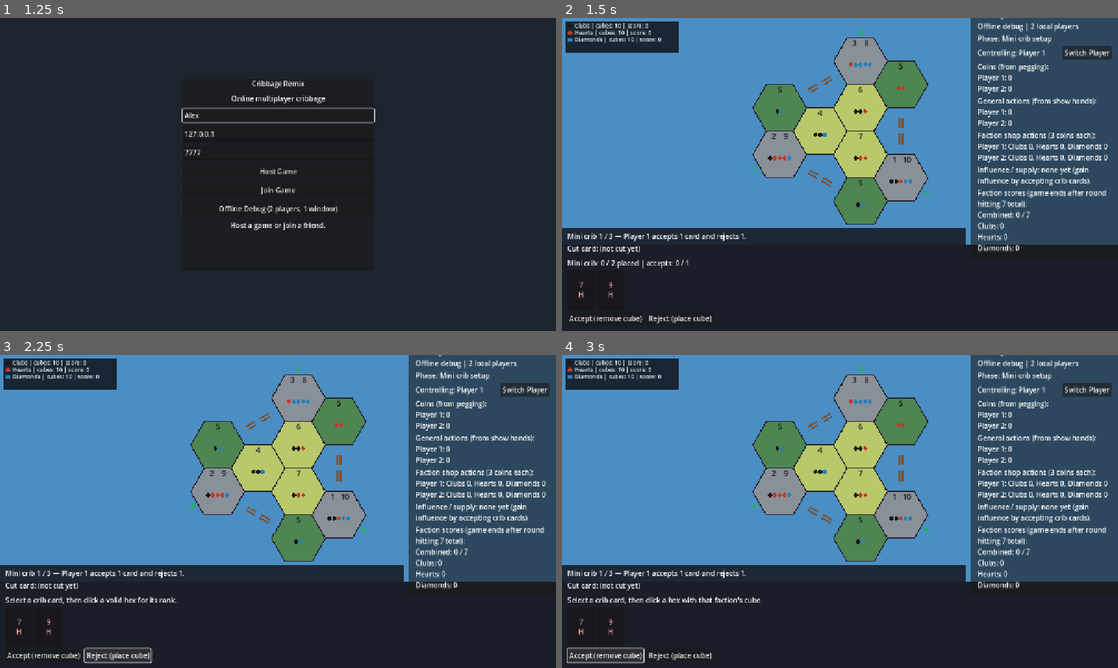
Above: before the commit, frames 1-4 (two rows, left to right).
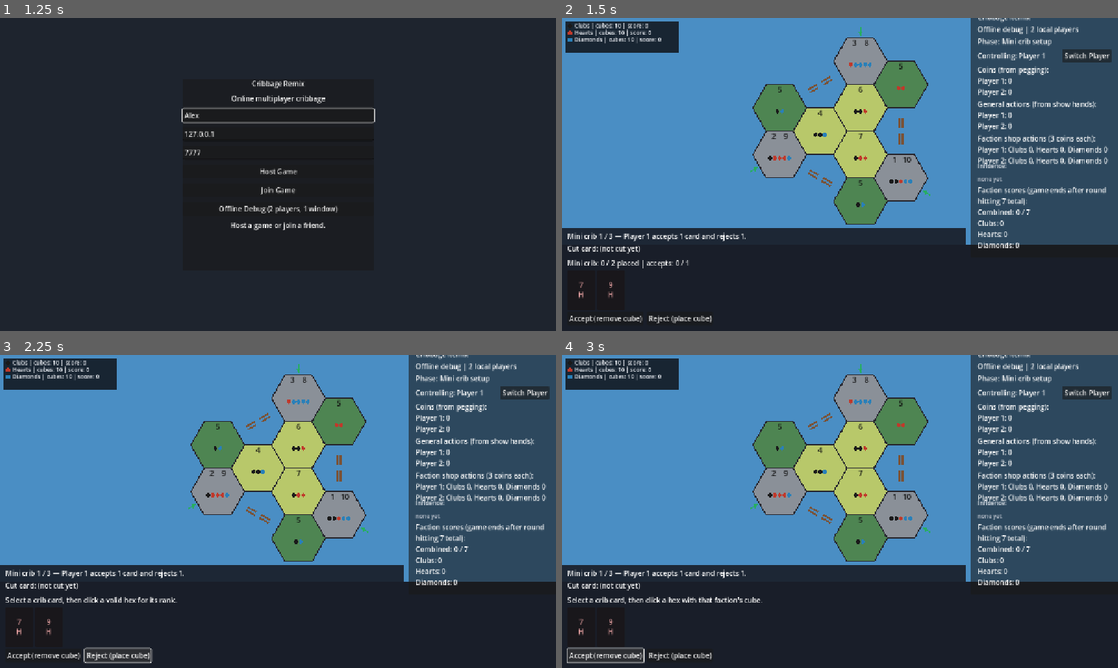
Above: after the commit, the same moments.

Repository: WilsonPersonal/cribbage-remix
Game: Godot game, scene res://scenes/main_menu.tscn
Same seed, same stepped clock (60 frames per second), same inputs: the game is played once before the commit and once after it.
Inputs (mouse positions are in pixels of both pictures, inside the frame that each line leads up to):
- Up to frame 1 (1.25 s): click (278, 115) at 0.52 s; type "Alex" at 0.6 s
- Up to frame 2 (1.5 s): click "Offline Debug (2 players, 1 w…" at 1.25 s
- Up to frame 3 (2.25 s): click "Reject (place cube)" at 2 s
- Up to frame 4 (3 s): click "Accept (remove cube)" at 2.75 s

Frame 1 is identical in both runs. In frame 2, 4.9% of the frame differs, in the area x 74-99%, y 0-75%; in frame 3, 4.9%; in frame 4, 4.9%.

Commit message:
Show player influence as faction-colored cubes and simplify crib UI.
Replace text influence/supply HUD with a cube visualization, drop supply from the display, and reset Accept/Reject button highlights after crib placements.

Co-authored-by: Cursor <cursoragent@cursor.com>

Diff:
--- a/scenes/game.tscn
+++ b/scenes/game.tscn
@@ -1,8 +1,9 @@
-[gd_scene load_steps=4 format=3 uid="uid://c0486osgjfvr7"]
+[gd_scene load_steps=5 format=3 uid="uid://c0486osgjfvr7"]
 
 [ext_resource type="Script" uid="uid://d0dflhdrjj0iw" path="res://scripts/ui/game.gd" id="1_game"]
 [ext_resource type="Script" uid="uid://mvvynadvyebw" path="res://scripts/ui/hex_board_view.gd" id="2_board"]
 [ext_resource type="PackedScene" uid="uid://b34fql2wvv4u7" path="res://scenes/card_play_panel.tscn" id="3_cards"]
+[ext_resource type="Script" path="res://scripts/ui/influence_display.gd" id="4_influence"]
 
 [node name="Game" type="Control"]
 layout_mode = 3
@@ -113,10 +114,10 @@
 text = "Faction shop actions: none yet"
 autowrap_mode = 3
 
-[node name="InfluenceLabel" type="Label" parent="HUD/Margin/VBox"]
-layout_mode = 2
-text = "Influence: waiting for players..."
-autowrap_mode = 3
+[node name="InfluenceDisplay" type="Control" parent="HUD/Margin/VBox"]
+custom_minimum_size = Vector2(0, 16)
+layout_mode = 2
+script = ExtResource("4_influence")
 
 [node name="FactionScoresLabel" type="Label" parent="HUD/Margin/VBox"]
 layout_mode = 2
--- a/scripts/ui/card_play_panel.gd
+++ b/scripts/ui/card_play_panel.gd
@@ -29,6 +29,7 @@
 var _display_hand: Array = []
 var _crib_cards: Array = []
 var _selected_crib_card: int = -1
+var _crib_mode_selected: bool = false
 var _pending_crib_accept: bool = false
 var _crib_choices: Dictionary = {}
 var _required_accepts: int = 0
@@ -83,6 +84,7 @@
 
 	GameState.submit_crib_card_choice(_selected_crib_card, _pending_crib_accept, hex_index)
 	_selected_crib_card = -1
+	_clear_crib_placement_mode()
 
 
 func _on_confirm_discard_pressed() -> void:
@@ -102,6 +104,8 @@
 		crib_help_label.text = "Select a crib card, then click a hex with that faction's cube."
 		return
 	_pending_crib_accept = true
+	_crib_mode_selected = true
+	_update_crib_action_button_styles()
 	crib_help_label.text = "Accept selected — click a hex with a matching cube."
 
 
@@ -110,7 +114,23 @@
 		crib_help_label.text = "Select a crib card, then click a valid hex for its rank."
 		return
 	_pending_crib_accept = false
+	_crib_mode_selected = true
+	_update_crib_action_button_styles()
 	crib_help_label.text = "Reject selected — click a hex matching the card rank."
+
+
+func _clear_crib_placement_mode() -> void:
+	_crib_mode_selected = false
+	_update_crib_action_button_styles()
+
+
+func _update_crib_action_button_styles() -> void:
+	crib_accept_button.modulate = (
+		Color(1.0, 1.0, 0.75) if _crib_mode_selected and _pending_crib_accept else Color.WHITE
+	)
+	crib_reject_button.modulate = (
+		Color(1.0, 1.0, 0.75) if _crib_mode_selected and not _pending_crib_accept else Color.WHITE
+	)
 
 
 func _on_local_hand_updated(hand: Array) -> void:
@@ -137,6 +157,7 @@
 	_crib_choices = resolved.duplicate(true)
 	if _crib_choices.has(_selected_crib_card):
 		_selected_crib_card = -1
+	_clear_crib_placement_mode()
 	_refresh_crib_display()
 	_update_crib_help()
 
@@ -159,6 +180,7 @@
 	_selected_indices.clear()
 	_selected_crib_card = -1
 	_crib_choices.clear()
+	_clear_crib_placement_mode()
 	_update_action_buttons()
 	_update_pegging_visibility(phase)
 	_update_crib_visibility(phase)
@@ -289,6 +311,7 @@
 	if _crib_choices.has(index):
 		return
 	_selected_crib_card = index
+	_clear_crib_placement_mode()
 	_refresh_crib_display()
 	_update_crib_help()
 
--- a/scripts/ui/game.gd
+++ b/scripts/ui/game.gd
@@ -4,7 +4,7 @@
 @onready var phase_label: Label = $HUD/Margin/VBox/PhaseLabel
 @onready var pegging_count_label: Label = $HUD/Margin/VBox/PeggingCountLabel
 @onready var pegging_turn_label: Label = $HUD/Margin/VBox/PeggingTurnLabel
-@onready var influence_label: Label = $HUD/Margin/VBox/InfluenceLabel
+@onready var influence_display: Control = $HUD/Margin/VBox/InfluenceDisplay
 @onready var coins_label: Label = $HUD/Margin/VBox/CoinsLabel
 @onready var action_points_label: Label = $HUD/Margin/VBox/ActionPointsLabel
 @onready var faction_actions_label: Label = $HUD/Margin/VBox/FactionActionsLabel
@@ -41,7 +41,6 @@
 	GameState.phase_changed.connect(_on_phase_changed)
 	GameState.round_started.connect(_on_round_started)
 	GameState.influence_updated.connect(_on_influence_updated)
-	GameState.supply_updated.connect(_on_supply_updated)
 	GameState.coins_updated.connect(_on_coins_updated)
 	GameState.action_points_updated.connect(_on_action_points_updated)
 	GameState.faction_actions_updated.connect(_on_faction_actions_updated)
@@ -220,10 +219,6 @@
 	_refresh_ui()
 
 
-func _on_supply_updated(_supply: Dictionary) -> void:
-	_refresh_ui()
-
-
 func _on_coins_updated(_coins: Dictionary) -> void:
 	_refresh_ui()
 
@@ -525,51 +520,13 @@
 		status_label.text = "Client | %d player(s) connected" % player_count
 	phase_label.text = "Phase: %s" % _phase_name(GameState.current_phase)
 	_update_pegging_hud(GameState.pegging_total, GameState.pegging_turn_peer)
-	influence_label.text = _format_influence()
+	influence_display.refresh()
 	coins_label.text = _format_coins()
 	action_points_label.text = _format_action_points()
 	faction_actions_label.text = _format_faction_actions()
 	faction_scores_label.text = _format_faction_scores()
 	_update_actions_left_big_display()
 	board.queue_redraw()
-
-
-func _format_influence() -> String:
-	if GameState.player_influence.is_empty():
-		return "Influence: waiting for players..."
-
-	if _all_influence_and_supply_zero():
-		return "Influence / supply: none yet (gain influence by accepting crib cards)."
-
-	var lines: PackedStringArray = ["Influence / supply:"]
-	for peer_id in GameState.player_influence.keys():
-		var player_name: String = GameState.player_names.get(peer_id, "Player %d" % peer_id)
-		var influence: Dictionary = GameState.player_influence[peer_id]
-		var supply: Dictionary = GameState.player_supply.get(peer_id, RemixRules.empty_supply())
-		var parts: PackedStringArray = []
-		for faction in Factions.ALL:
-			var inf := RemixRules.faction_dict_value(influence, faction)
-			var sup := RemixRules.faction_dict_value(supply, faction)
-			if inf > 0 or sup > 0:
-				parts.append("%s inf %d sup %d" % [Factions.name_for(faction), inf, sup])
-		if parts.is_empty():
-			lines.append("%s: —" % player_name)
-		else:
-			lines.append("%s: %s" % [player_name, ", ".join(parts)])
-
-	return "\n".join(lines)
-
-
-func _all_influence_and_supply_zero() -> bool:
-	for peer_id in GameState.player_influence.keys():
-		var influence: Dictionary = GameState.player_influence[peer_id]
-		var supply: Dictionary = GameState.player_supply.get(peer_id, RemixRules.empty_supply())
-		for faction in Factions.ALL:
-			if RemixRules.faction_dict_value(influence, faction) > 0:
-				return false
-			if RemixRules.faction_dict_value(supply, faction) > 0:
-				return false
-	return true
 
 
 func _format_coins() -> String:
--- /dev/null
+++ b/scripts/ui/influence_display.gd
@@ -0,0 +1,103 @@
+extends Control
+
+const DOT_RADIUS := 5.0
+const X_SPACING := 12.0
+const Y_SPACING := 11.0
+const COLUMNS := 10
+const PLAYER_NAME_WIDTH := 88.0
+const HEADER_HEIGHT := 18.0
+const PLAYER_ROW_HEIGHT := 20.0
+const EMPTY_ROW_HEIGHT := 16.0
+
+const TEXT_COLOR := Color(0.96, 0.97, 0.99, 1.0)
+const MUTED_TEXT_COLOR := Color(0.78, 0.8, 0.84, 1.0)
+
+
+func refresh() -> void:
+	custom_minimum_size.y = _content_height()
+	queue_redraw()
+
+
+func _content_height() -> float:
+	if GameState.player_influence.is_empty():
+		return EMPTY_ROW_HEIGHT
+
+	if not _any_player_has_influence():
+		return HEADER_HEIGHT + EMPTY_ROW_HEIGHT
+
+	return HEADER_HEIGHT + float(GameState.player_influence.size()) * PLAYER_ROW_HEIGHT
+
+
+func _draw() -> void:
+	if GameState.player_influence.is_empty():
+		_draw_line_text(Vector2.ZERO, "Influence: waiting for players...", MUTED_TEXT_COLOR)
+		return
+
+	draw_string(
+		ThemeDB.fallback_font,
+		Vector2.ZERO,
+		"Influence:",
+		HORIZONTAL_ALIGNMENT_LEFT,
+		-1,
+		14,
+		TEXT_COLOR
+	)
+
+	if not _any_player_has_influence():
+		_draw_line_text(Vector2(0.0, HEADER_HEIGHT), "none yet", MUTED_TEXT_COLOR)
+		return
+
+	var y := HEADER_HEIGHT
+	var peer_ids: Array = GameState.player_influence.keys()
+	peer_ids.sort()
+
+	for peer_id in peer_ids:
+		var player_name: String = GameState.player_names.get(peer_id, "Player %d" % peer_id)
+		_draw_line_text(Vector2(0.0, y), player_name + ":", TEXT_COLOR)
+		var influence: Dictionary = GameState.player_influence[peer_id]
+		_draw_influence_cubes(Vector2(PLAYER_NAME_WIDTH, y + PLAYER_ROW_HEIGHT * 0.5), influence)
+		y += PLAYER_ROW_HEIGHT
+
+
+func _draw_line_text(origin: Vector2, text: String, color: Color) -> void:
+	draw_string(
+		ThemeDB.fallback_font,
+		origin + Vector2(0.0, 12.0),
+		text,
+		HORIZONTAL_ALIGNMENT_LEFT,
+		-1,
+		13,
+		color
+	)
+
+
+func _draw_influence_cubes(origin: Vector2, influence: Dictionary) -> void:
+	var dot_colors: Array = []
+	for faction in Factions.ALL:
+		for _cube in range(RemixRules.faction_dict_value(influence, faction)):
+			dot_colors.append(Factions.COLORS[faction])
+
+	if dot_colors.is_empty():
+		return
+
+	var columns := mini(dot_colors.size(), COLUMNS)
+	for dot_index in range(dot_colors.size()):
+		var row: int = int(float(dot_index) / float(columns))
+		var col := dot_index % columns
+		var dots_in_row := mini(columns, dot_colors.size() - row * columns)
+		var row_start_x := -float(dots_in_row - 1) * X_SPACING * 0.5
+		var pos := origin + Vector2(
+			row_start_x + float(col) * X_SPACING,
+			-4.0 + float(row) * Y_SPACING
+		)
+		draw_circle(pos, DOT_RADIUS, dot_colors[dot_index])
+		draw_arc(pos, DOT_RADIUS, 0.0, TAU, 16, Color(0.0, 0.0, 0.0, 0.35), 1.0)
+
+
+func _any_player_has_influence() -> bool:
+	for peer_id in GameState.player_influence.keys():
+		var influence: Dictionary = GameState.player_influence[peer_id]
+		for faction in Factions.ALL:
+			if RemixRules.faction_dict_value(influence, faction) > 0:
+				return true
+	return false
